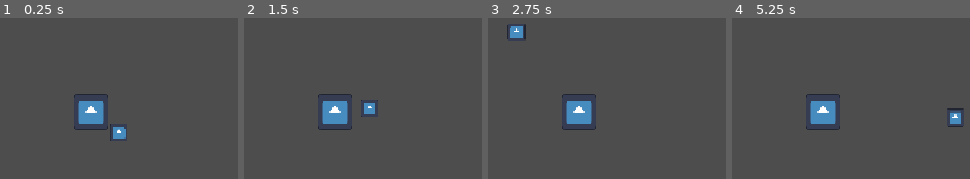
Above: before the commit, frames 1-4 (left to right).
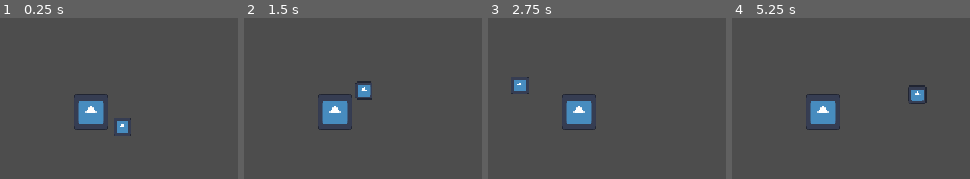
Above: after the commit, the same moments.

Repository: ReddRubinho/Survivors
Game: Godot game, scene res://main.tscn
Same seed, same stepped clock (60 frames per second), same inputs: the game is played once before the commit and once after it. The engine's default icon, where the game draws it, is replaced by a stand-in: a white triangle on a blue panel in a dark square.
Inputs:
- Up to frame 1 (0.25 s): no input
- Up to frame 2 (1.5 s): tap Enter at 0.5 s; hold D (Move_Right) 0.53-1.28 s; tap Space at 1.25 s; hold S (Move_Down) from 1.28 s (still down)
- Up to frame 3 (2.75 s): tap Enter at 2 s; release S (Move_Down) at 2.03 s; hold D (Move_Right) from 2.03 s (still down)
- Up to frame 4 (5.25 s): release D (Move_Right) at 2.78 s; hold W (Move_Up) 2.78-3.53 s; hold A (Move_Left) 3.53-5.03 s; hold S (Move_Down) from 5.03 s (still down)

The runs differ from the first frame. In frame 1, 0.6% of the frame differs, in the area x 46-56%, y 62-77%; in frame 2, 1.0%; in frame 3, 0.9%; in frame 4, 1.1%, in the area x 73-98%, y 41-68%.

Commit message:
feat: configure player enemy collisions

Diff:
--- a/enemy.gd
+++ b/enemy.gd
@@ -1,9 +1,15 @@
 extends CharacterBody2D
 
+var player: Node2D
+
+func _physics_process(_delta):
+	var direction = global_position.direction_to(player.global_position)
+	velocity = direction * 100.0
+	move_and_slide()
 
 # Called when the node enters the scene tree for the first time.
 func _ready() -> void:
-	pass # Replace with function body.
+	player = get_tree().get_first_node_in_group("player")
 
 
 # Called every frame. 'delta' is the elapsed time since the previous frame.
--- a/enemy.tscn
+++ b/enemy.tscn
@@ -7,6 +7,7 @@
 radius = 20.0
 
 [node name="Enemy" type="CharacterBody2D" unique_id=55069550]
+collision_layer = 2
 script = ExtResource("1_4gyqm")
 
 [node name="CollisionShape2D" type="CollisionShape2D" parent="." unique_id=1566866172]
--- a/player.tscn
+++ b/player.tscn
@@ -6,7 +6,8 @@
 [sub_resource type="CircleShape2D" id="CircleShape2D_ncggm"]
 radius = 30.0
 
-[node name="Player" type="CharacterBody2D" unique_id=285548511]
+[node name="Player" type="CharacterBody2D" unique_id=285548511 groups=["player"]]
+collision_mask = 2
 script = ExtResource("1_onrkg")
 
 [node name="Sprite2D" type="Sprite2D" parent="." unique_id=207193882]
